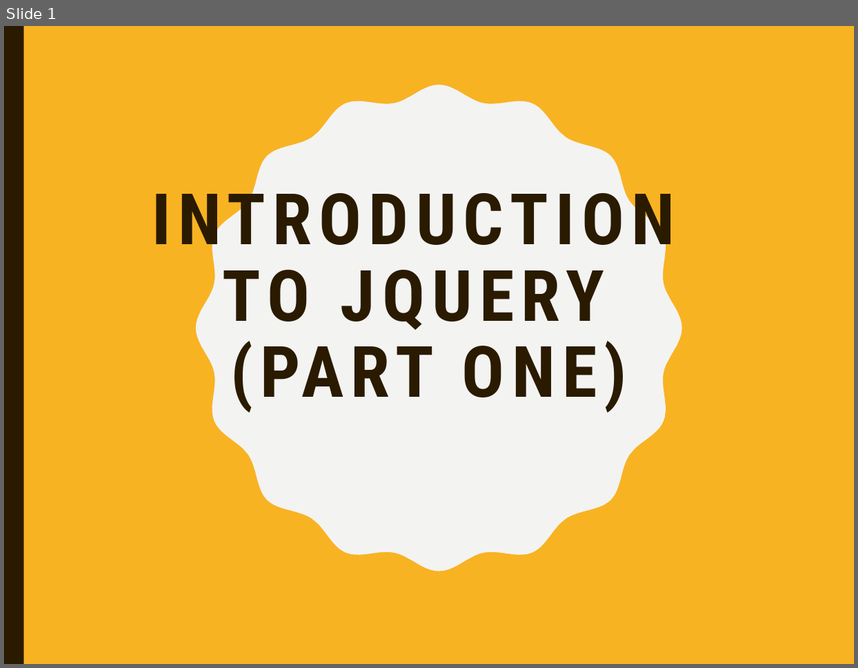
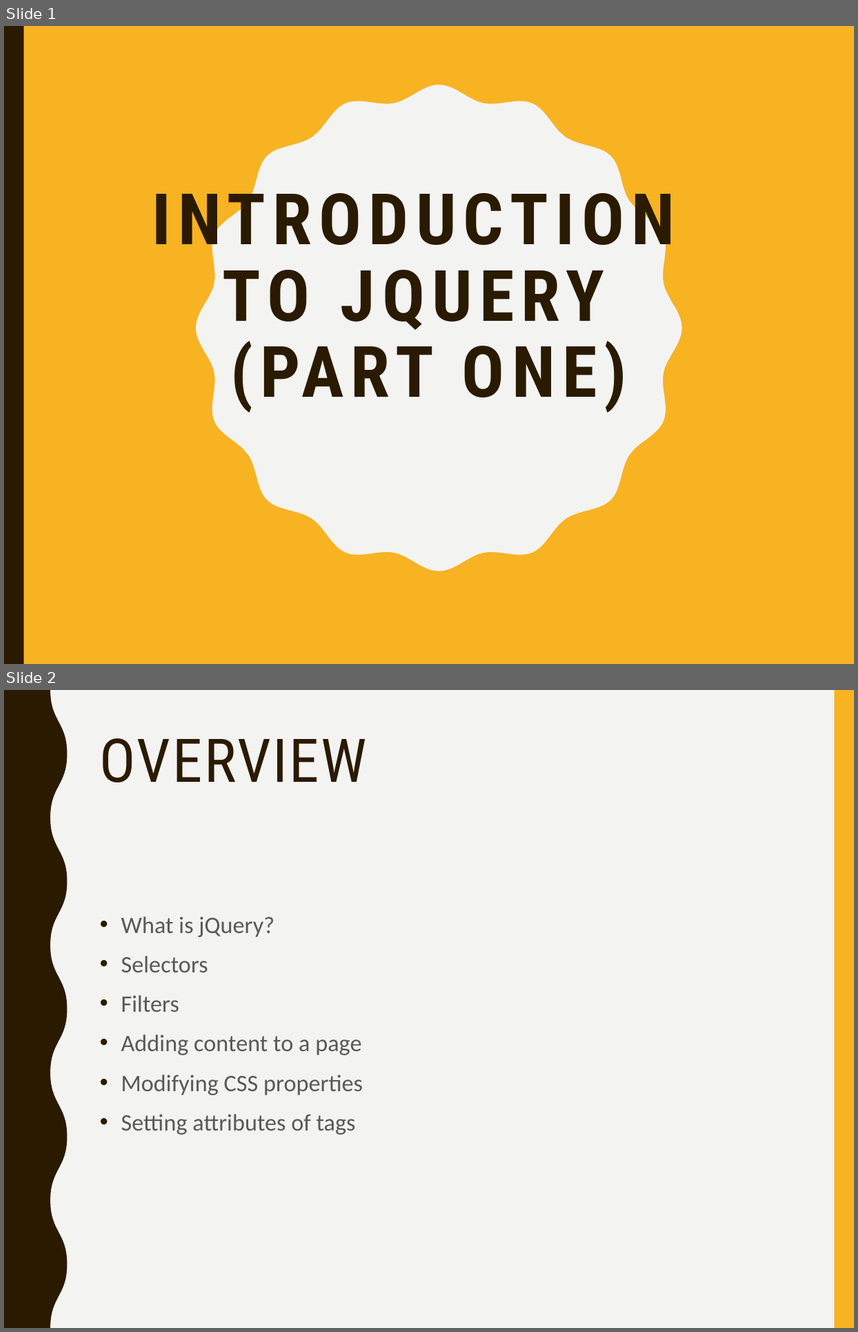
Before and after one commit to mlyngweb1/Website-Development-2-src, a slide deck: topic-05-jQuery-1/talk-1/talk-1.pptx. Shown one above the other, each under a label of ours: slide 1 before the commit, slides 1 and 2 after it. The pictures are 858x668 and 858x1332 pixels, drawn with LibreOffice and Linux fonts; fonts in the diff are those of the drawing. Boxes give left, top, right and bottom in pixels: in the first picture for what was removed or moved away, otherwise in the second. Text is boxed around its words. In the diff, an @@ line names an element or a change of style, - is before the commit and + after.

```diff
--- a/topic-05-jQuery-1/talk-1/talk-1.pptx
+++ b/topic-05-jQuery-1/talk-1/talk-1.pptx
@@ slide 2 added at (4, 690, 854, 1328), background #F3F3F2 @@
@@ freeform shape added at (4, 690, 67, 1328), fill #2A1A00 @@
@@ rectangle added at (835, 690, 854, 1328), fill #F8B323 @@
@@ title added at (100, 738, 367, 782), 51 pt, text #2A1A00 @@
+OVERVIEW
@@ text added at (121, 916, 363, 1134), 20 pt, text #595959 @@
+• What is jQuery?
+• Selectors
+• Filters
+• Adding content to a page
+• Modifying CSS properties
+• Setting attributes of tags
```
Also in this commit, not shown: 37 other slides added, 6 other files.
